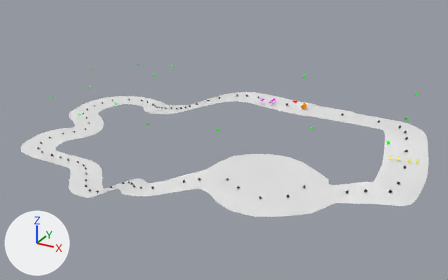
The Blender file Parser/circuit.blend as it was, and as the next commit left it.
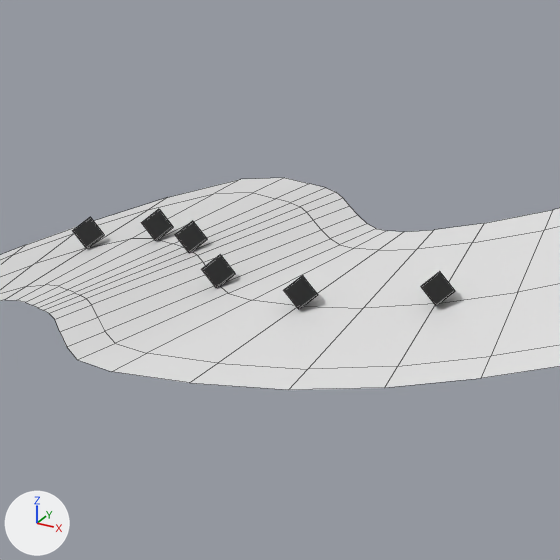
The first picture shows the older version from a 50 mm lens placed at (833.0, -2163.0, 873.0), pointed at (-298.0, -106.0, -156.0). The close-ups show both versions on the part from 26% to 36% of the width and 58% to 75% of the height of that picture; other places that the commit changed are outside them. The lights are fixed; the arrows at lower left show +X, +Y and +Z. The close-ups show mesh edges as thin lines.

Before the edit, the objects in view are built like this:
```python
me_cube_030 = bpy.data.meshes.new('Cube.030')
me_cube_030.from_pydata([(0.0, 0.0, 0.0), (1.0, -1.41, 1.0), (-0.41, -1.41, 2.41), (-1.41, 0.0, 1.41), (1.0, 1.41, 1.0), (2.0, 0.0, 2.0), (0.59, 0.0, 3.41), (-0.41, 1.41, 2.41)], [], [(0, 1, 2, 3), (4, 7, 6, 5), (0, 4, 5, 1), (1, 5, 6, 2), (2, 6, 7, 3), (4, 0, 3, 7)])
me_cube_030.materials.append(mat_material_021)  # black #353535
me_cubeziercurve_001 = bpy.data.meshes.new('CUBezierCurve.001')
me_cubeziercurve_001.from_pydata(...)  # 692 vertices, 439 faces, 71 loose edges; spans x -1334.0..551.0, y -698.0..461.0, z -291.0..7.0
ob_t = bpy.data.objects.new('T_', me_cubeziercurve_001)
ob_t.location = (0.0, 0.0, 0.0)
ob_w_18_65 = bpy.data.objects.new('W_18_65', me_cube_030)
ob_w_18_65.location = (-306.2, -606.8, -152.2)
ob_w_18_65.scale = (3.56, 3.56, 3.56)
```
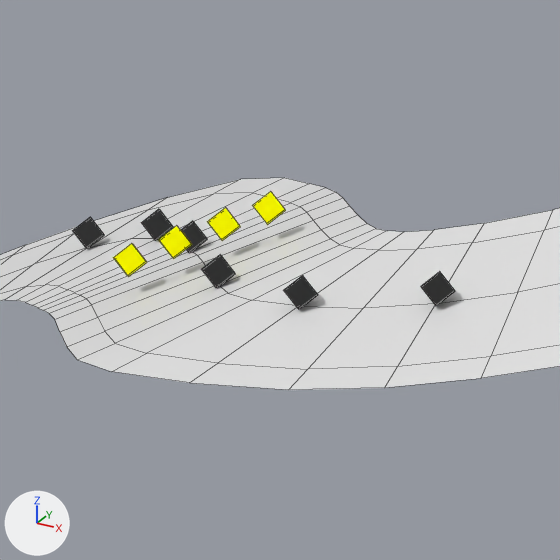
Location of each change, (x1, y1, x2, y2) in pixels of the close-ups (560 x 560 px):
'I_8_-0.1:0:0.4_0.65:0.65:0.65', added (yellow)
    after: (113, 243, 147, 276)
'I_5_-0.1:0:0.4_0.65:0.65:0.65', added (yellow)
    after: (159, 226, 192, 259)
'I_6_-0.1:0:0.4_0.65:0.65:0.65', added (yellow)
    after: (207, 207, 241, 241)
'I_7_-0.1:0:0.4_0.65:0.65:0.65', added (yellow)
    after: (253, 191, 286, 224)

What changed in the scene script:
```text
Add mat_material_103:
    mat_material_103 = diffuse_material('Material.103')
    mat_material_103.base_color = (1.0, 1.0, 0.0)  # yellow #ffff00
Add mat_material_102:
    mat_material_102 = diffuse_material('Material.102')
    mat_material_102.base_color = (1.0, 1.0, 0.0)  # yellow #ffff00
Add mat_material_101:
    mat_material_101 = diffuse_material('Material.101')
    mat_material_101.base_color = (1.0, 1.0, 0.0)  # yellow #ffff00
Add mat_material_100:
    mat_material_100 = diffuse_material('Material.100')
    mat_material_100.base_color = (1.0, 1.0, 0.0)  # yellow #ffff00
Add me_cube_096:
    me_cube_096.from_pydata([(0.0, 0.0, 0.0), (1.0, -1.41, 1.0), (-0.41, -1.41, 2.41), (-1.41, 0.0, 1.41), (1.0, 1.41, 1.0), (2.0, 0.0, 2.0), (0.59, 0.0, 3.41), (-0.41, 1.41, 2.41)], [], [(0, 1, 2, 3), (4, 7, 6, 5), (0, 4, 5, 1), (1, 5, 6, 2), (2, 6, 7, 3), (4, 0, 3, 7)])
    me_cube_096.materials.append(mat_material_103)  # yellow #ffff00
Add me_cube_095:
    me_cube_095.from_pydata([(0.0, 0.0, 0.0), (1.0, -1.41, 1.0), (-0.41, -1.41, 2.41), (-1.41, 0.0, 1.41), (1.0, 1.41, 1.0), (2.0, 0.0, 2.0), (0.59, 0.0, 3.41), (-0.41, 1.41, 2.41)], [], [(0, 1, 2, 3), (4, 7, 6, 5), (0, 4, 5, 1), (1, 5, 6, 2), (2, 6, 7, 3), (4, 0, 3, 7)])
    me_cube_095.materials.append(mat_material_102)  # yellow #ffff00
Add me_cube_094:
    me_cube_094.from_pydata([(0.0, 0.0, 0.0), (1.0, -1.41, 1.0), (-0.41, -1.41, 2.41), (-1.41, 0.0, 1.41), (1.0, 1.41, 1.0), (2.0, 0.0, 2.0), (0.59, 0.0, 3.41), (-0.41, 1.41, 2.41)], [], [(0, 1, 2, 3), (4, 7, 6, 5), (0, 4, 5, 1), (1, 5, 6, 2), (2, 6, 7, 3), (4, 0, 3, 7)])
    me_cube_094.materials.append(mat_material_101)  # yellow #ffff00
Add me_cube_093:
    me_cube_093.from_pydata([(0.0, 0.0, 0.0), (1.0, -1.41, 1.0), (-0.41, -1.41, 2.41), (-1.41, 0.0, 1.41), (1.0, 1.41, 1.0), (2.0, 0.0, 2.0), (0.59, 0.0, 3.41), (-0.41, 1.41, 2.41)], [], [(0, 1, 2, 3), (4, 7, 6, 5), (0, 4, 5, 1), (1, 5, 6, 2), (2, 6, 7, 3), (4, 0, 3, 7)])
    me_cube_093.materials.append(mat_material_100)  # yellow #ffff00
Add ob_i_7__0_1_0_0_4_0_65_0_65_0_65:
    ob_i_7__0_1_0_0_4_0_65_0_65_0_65 = bpy.data.objects.new('I_7_-0.1:0:0.4_0.65:0.65:0.65', me_cube_096)
    ob_i_7__0_1_0_0_4_0_65_0_65_0_65.location = (-413.2, -546.2, -179.6)
    ob_i_7__0_1_0_0_4_0_65_0_65_0_65.scale = (3.56, 3.56, 3.56)
Add ob_i_6__0_1_0_0_4_0_65_0_65_0_65:
    ob_i_6__0_1_0_0_4_0_65_0_65_0_65 = bpy.data.objects.new('I_6_-0.1:0:0.4_0.65:0.65:0.65', me_cube_095)
    ob_i_6__0_1_0_0_4_0_65_0_65_0_65.location = (-422.7, -557.0, -182.8)
    ob_i_6__0_1_0_0_4_0_65_0_65_0_65.scale = (3.56, 3.56, 3.56)
Add ob_i_5__0_1_0_0_4_0_65_0_65_0_65:
    ob_i_5__0_1_0_0_4_0_65_0_65_0_65 = bpy.data.objects.new('I_5_-0.1:0:0.4_0.65:0.65:0.65', me_cube_094)
    ob_i_5__0_1_0_0_4_0_65_0_65_0_65.location = (-432.2, -569.5, -185.7)
    ob_i_5__0_1_0_0_4_0_65_0_65_0_65.scale = (3.56, 3.56, 3.56)
Add ob_i_8__0_1_0_0_4_0_65_0_65_0_65:
    ob_i_8__0_1_0_0_4_0_65_0_65_0_65 = bpy.data.objects.new('I_8_-0.1:0:0.4_0.65:0.65:0.65', me_cube_093)
    ob_i_8__0_1_0_0_4_0_65_0_65_0_65.location = (-440.5, -581.7, -188.3)
    ob_i_8__0_1_0_0_4_0_65_0_65_0_65.scale = (3.56, 3.56, 3.56)
```
